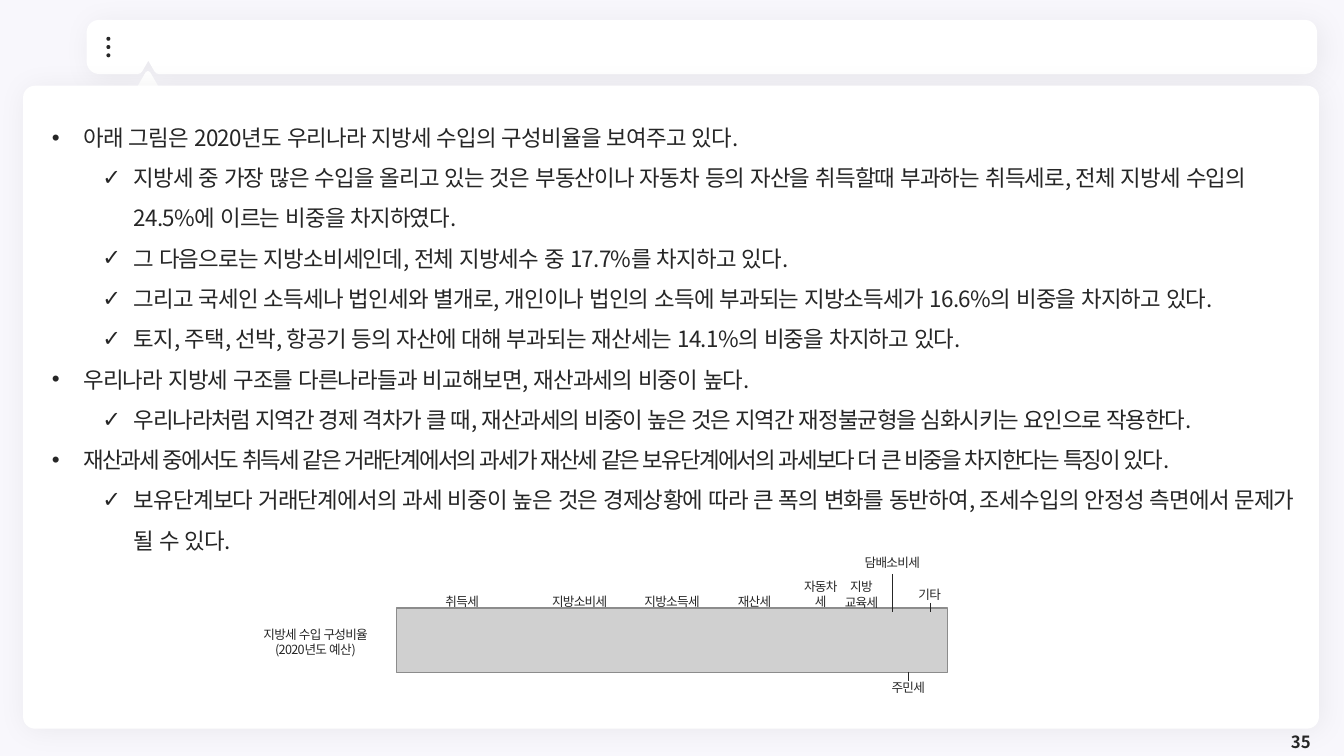
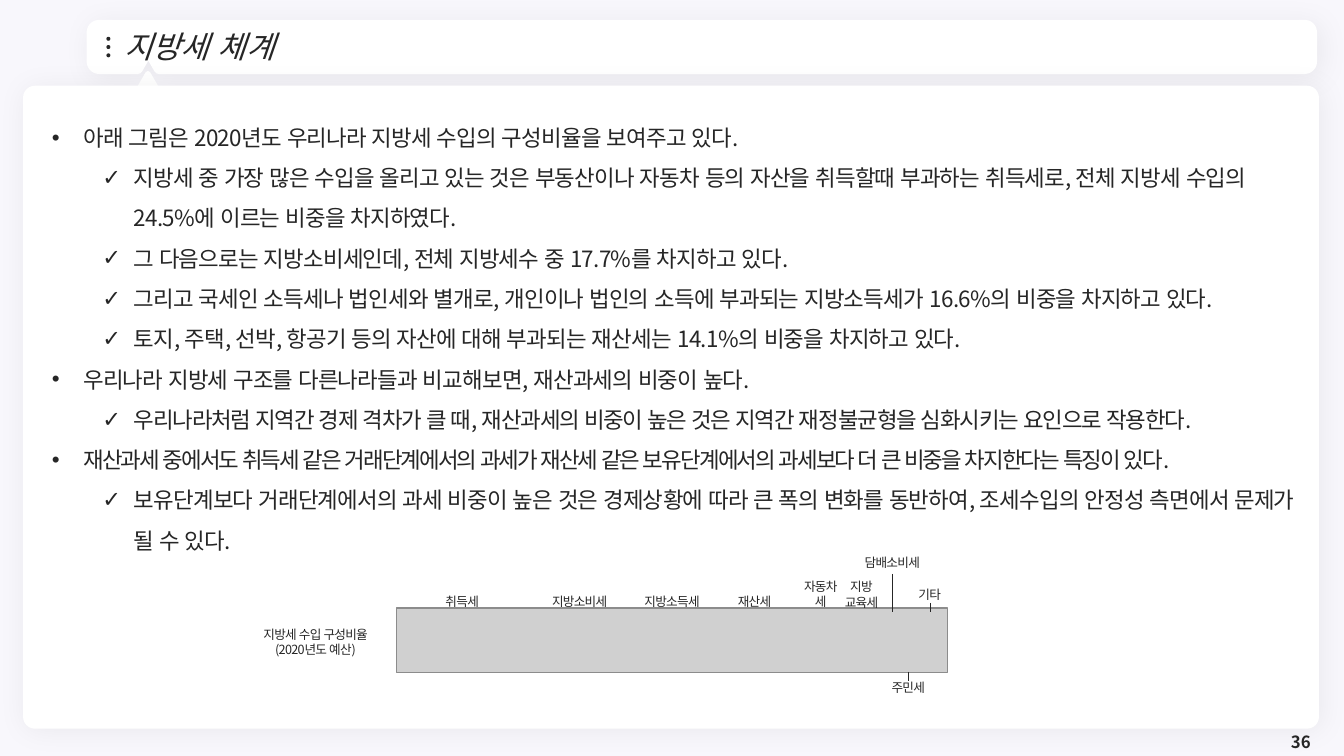
Before and after one commit to meandthey/Teaching, a slide deck: slide 36 of 재정학/01_Lectures/재정학_Chapter_2.pptx (slide 35 before the commit). Drawn at 1344x756 pixels with LibreOffice and Linux fonts; fonts in the diff are those of the drawing; grey boxes stand for pictures; background and template pictures are left out. Boxes give left, top, right and bottom in pixels: in the first picture for what was removed or moved away, otherwise in the second. Text is boxed around its words. In the diff, an @@ line names an element or a change of style, - is before the commit and + after.

```diff
--- a/재정학/01_Lectures/재정학_Chapter_2.pptx
+++ b/재정학/01_Lectures/재정학_Chapter_2.pptx
@@ title added at (124,32,275,61), 22 pt, text #262626, italic @@
+지방세 체계
@@ page number at (1291,735,1311,748): text changed @@
-35
+36
```
Also in this commit, not shown: 5 other slides changed, 1 slide added, 1 other file.
